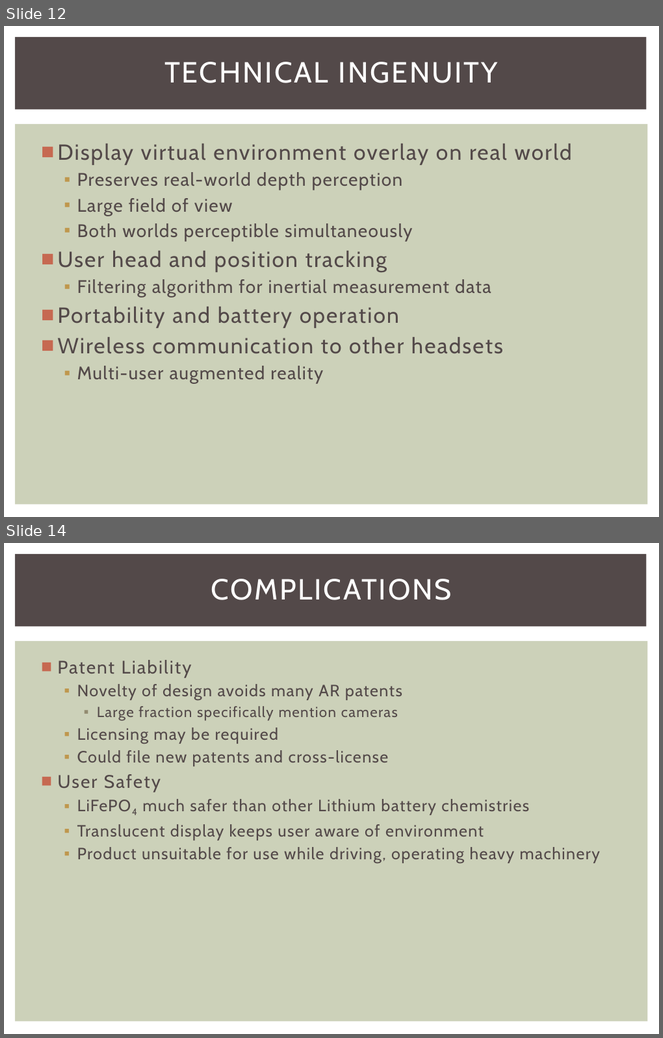
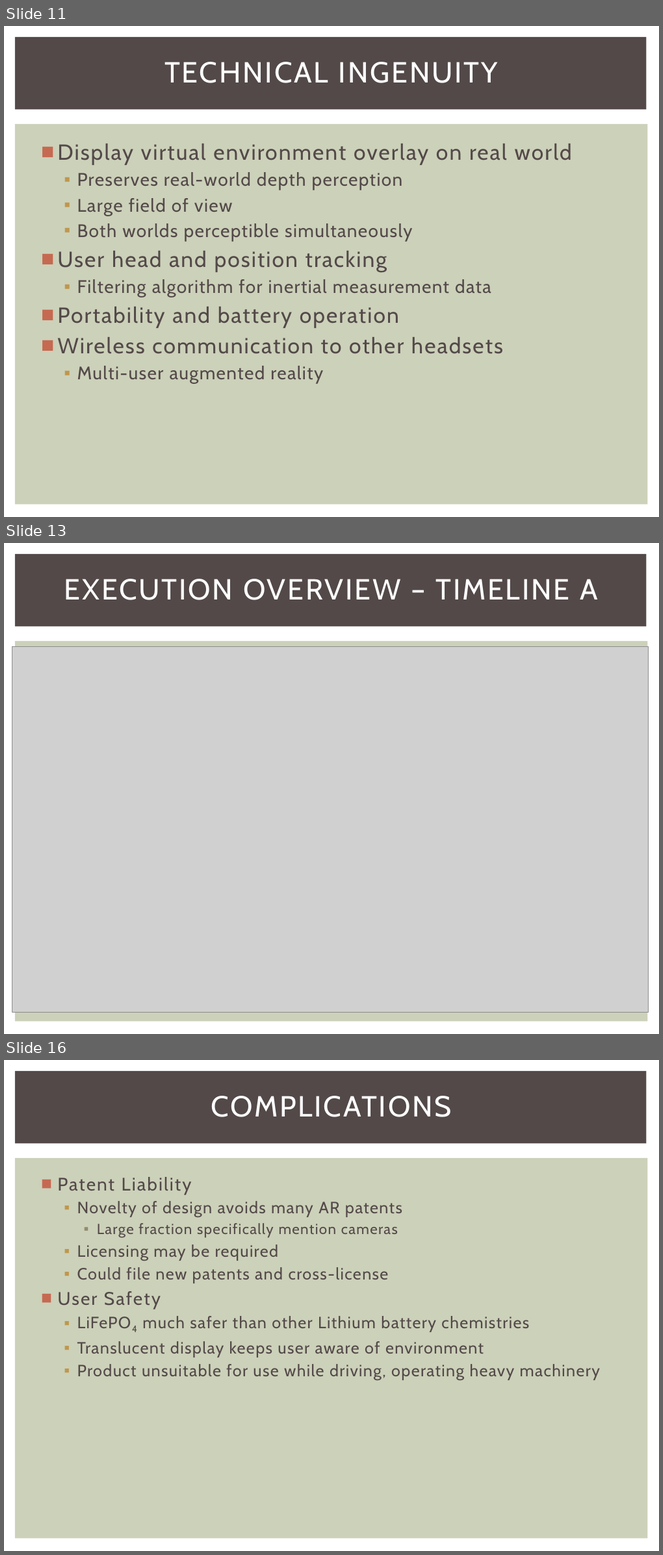
Before and after one commit to snowpuppy/augreality, a slide deck: doc/AugRealityMidReview.pptx. Shown one above the other, each under a label of ours: slides 12 and 14 before the commit, slides 11, 13 and 16 after it; the slides between them are not shown. The pictures are 663x1038 and 663x1555 pixels, drawn with LibreOffice and Linux fonts; fonts in the diff are those of the drawing; grey boxes stand for pictures. Boxes give left, top, right and bottom in pixels: in the first picture for what was removed or moved away, otherwise in the second. Text is boxed around its words. In the diff, an @@ line names an element or a change of style, - is before the commit and + after.

Commit message:
updated mid review with budget and timeline.

```diff
--- a/doc/AugRealityMidReview.pptx
+++ b/doc/AugRealityMidReview.pptx
@@ slide 13 added at [4,543,659,1034], background #FFFFFF; not listed: 2 template elements that a slide beside it also shows @@
@@ title added at [64,579,598,600], 32 pt, text #FFFFFF @@
+EXECUTION OVERVIEW – TIMELINE A
@@ picture added at [12,646,648,1012] @@
@@ what was slide 12 is now slide 11 @@
@@ what was slide 14 is now slide 16 @@
```
Also in this commit, not shown: 2 slides changed, 3 other slides added, 2 slides removed.
